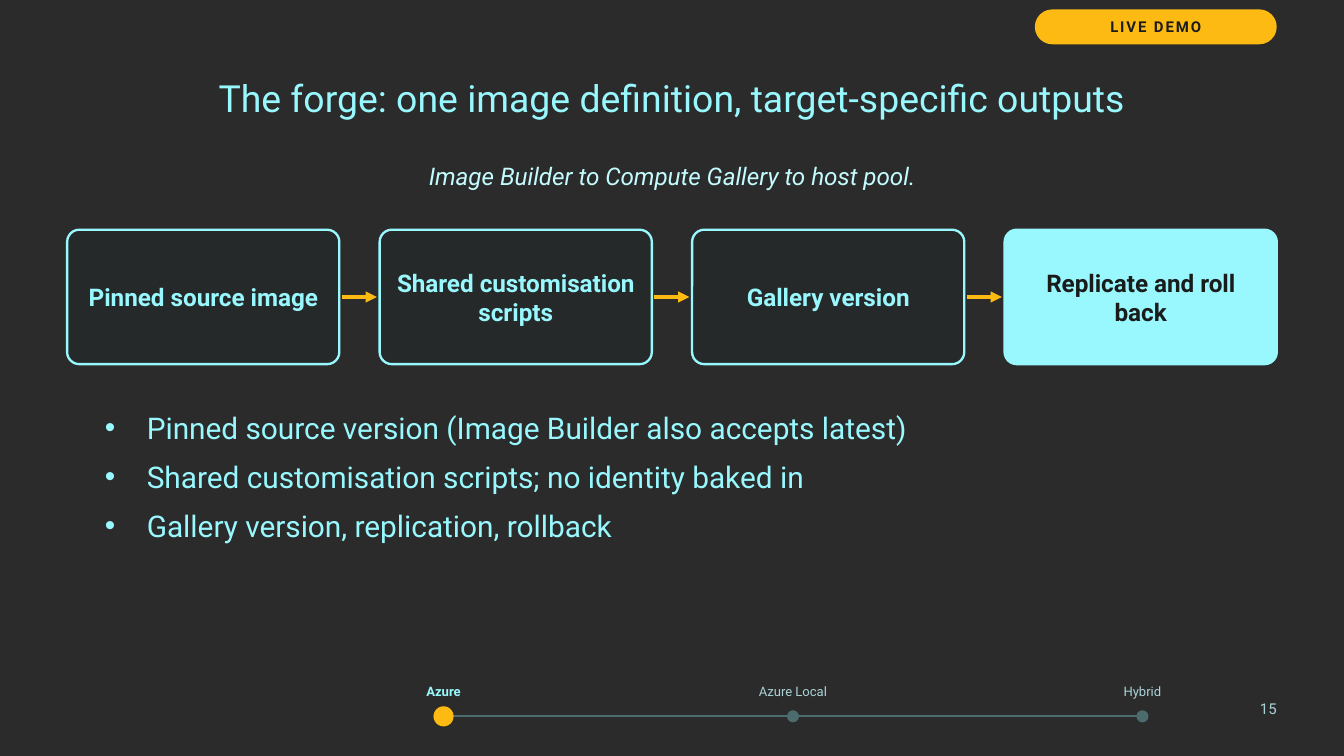
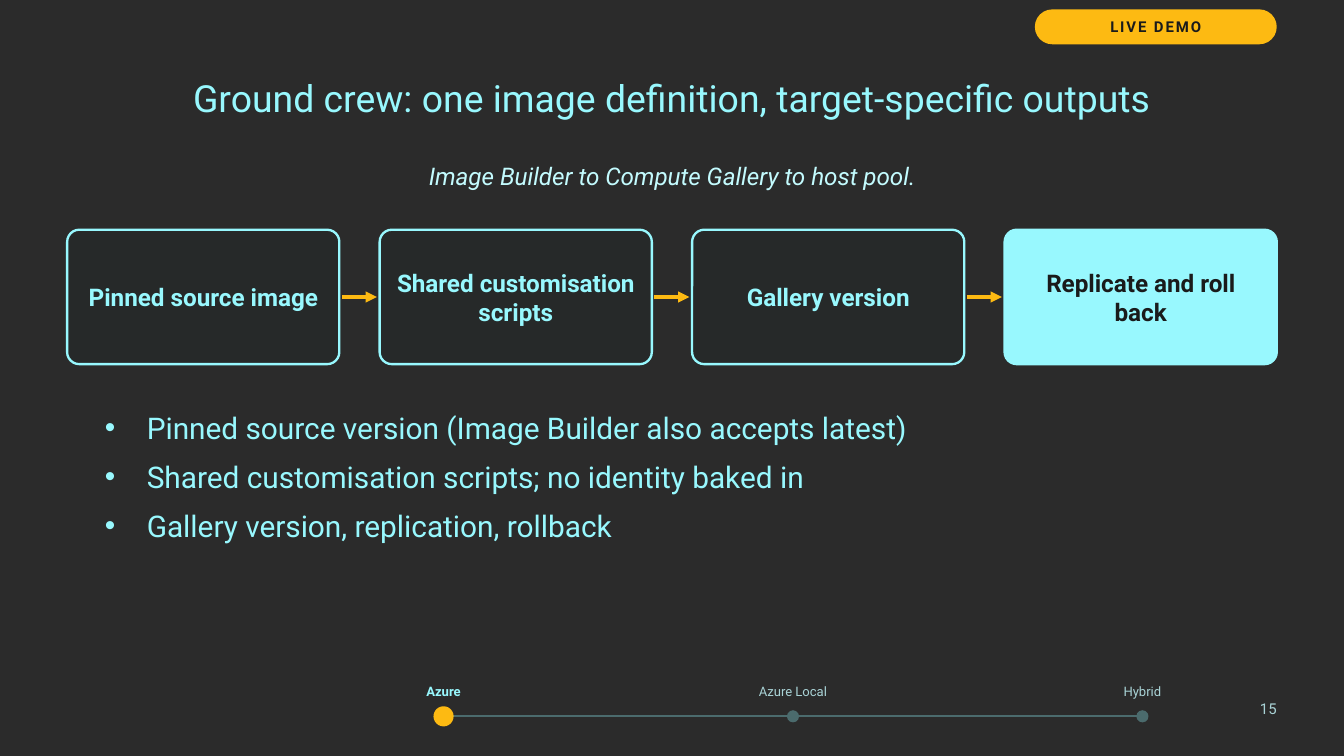
Before and after one commit to thisismydemo/nic2026_avd, a slide deck: slide 15 of presentation/AVD_Anywhere_NIC2026.pptx. Drawn at 1344x756 pixels with LibreOffice and Linux fonts; fonts in the diff are those of the drawing; background and template pictures are left out; a plain dark background stands for a picture behind light text. Boxes give left, top, right and bottom in pixels: in the first picture for what was removed or moved away, otherwise in the second. Text is boxed around its words. In the diff, an @@ line names an element or a change of style, - is before the commit and + after.

```diff
--- a/presentation/AVD_Anywhere_NIC2026.pptx
+++ b/presentation/AVD_Anywhere_NIC2026.pptx
@@ title at (x1=193, y1=83, x2=1150, y2=120): text changed @@
-The forge: one image definition, target-specific outputs
+Ground crew: one image definition, target-specific outputs
```
Also in this commit, not shown: 26 other slides changed, 33 other files.
